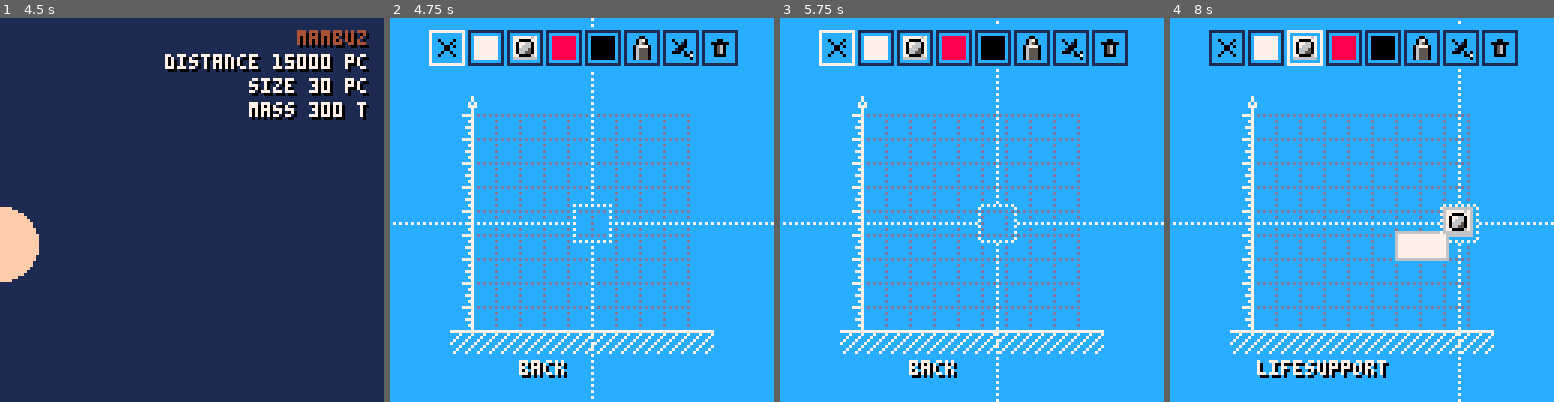
Above: before the commit, frames 1-4 (left to right).
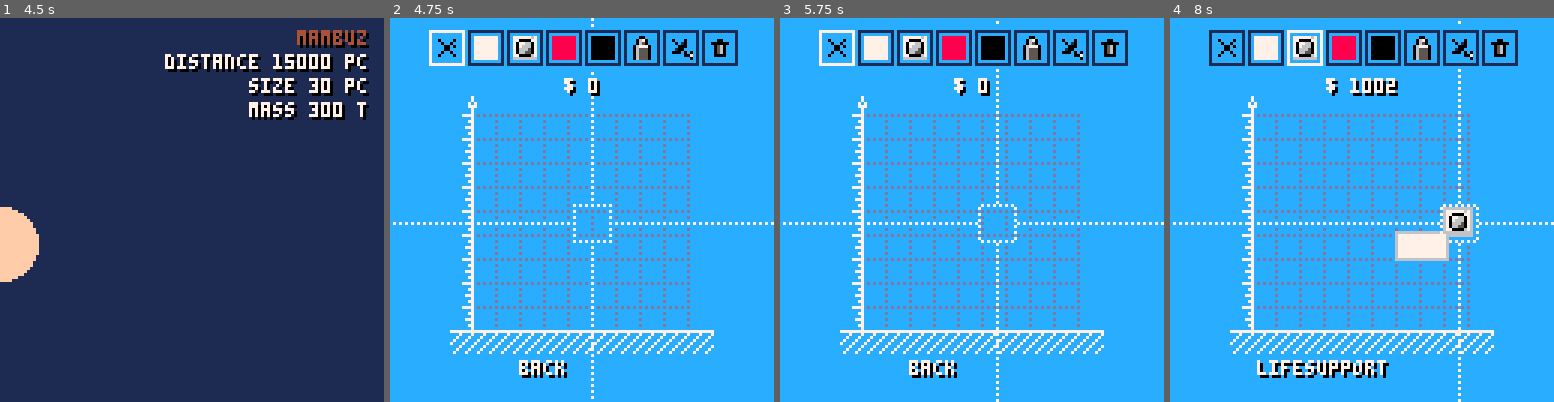
Above: after the commit, the same moments.

Repository: bigbozo/pico-rocket
Game: PICO-8 cartridge rocket.p8
The game is run twice, just before and just after one commit, with the same random seed, the same clock (stepped at 60 frames per second) and the same inputs.
Inputs:
- Up to frame 1 (4.5 s): tap X (X key) at 0.33, 1.07, 1.85, 2.97, 4.08 s; tap O (Z key) at 0.7, 1.7, 2.1, 2.5, 2.9, 3.3, 3.7, 4.1 s; hold Right 1.6-2.1 s; hold Up 2.15-2.42 s; hold Right 2.47-3.03 s; hold Left 3.08-3.58 s; hold Down 3.63-3.97 s; hold Right from 4.02 s (still down)
- Up to frame 2 (4.75 s): tap O (Z key) at 4.5 s; release Right at 4.68 s; hold Up from 4.73 s (still down)
- Up to frame 3 (5.75 s): tap O (Z key) at 4.9, 5.3, 5.7 s; release Up at 5.03 s; hold Left 5.08-5.68 s; tap X (X key) at 5.2 s; hold Down from 5.73 s (still down)
- Up to frame 4 (8 s): release Down at 6.03 s; hold Right 6.08-6.58 s; tap O (Z key) every 0.4 s from 6.1 to 7.7 s; tap X (X key) at 6.32, 7.43 s; hold Right 6.63-7.13 s; hold Up 7.18-7.45 s; hold Right from 7.5 s (still down)

Frame 1 is identical in both runs. In frame 2, 0.2% of the frame differs, in the area x 45-55%, y 15-21%; in frame 3, 0.2%; in frame 4, 0.6%, in the area x 40-60%, y 15-21%.

Commit message:
Put prices on rocket parts

Diff:
--- a/objects.lua
+++ b/objects.lua
@@ -51,11 +51,11 @@
 
 rocket_parts = {
   { spr = 52, name = "back", action="back"},
-  { spr = 10, name = "integrity" , action="part", frame=true},
-  { spr = 11, name = "lifesupport" , action="part", frame=true},
-  { spr = 53, name = "fuel" , action="part", frame=true},
-  { spr = 55, name = "transport", action="part", frame=true},
-  { spr = 44, name = "engine" , action="part"},
-  { spr = 13, name = "antenna" , action="part"},
+  { spr = 10, name = "integrity" , action="part", frame=true, price=1},
+  { spr = 11, name = "lifesupport" , action="part", frame=true, price=1000},
+  { spr = 53, name = "fuel" , action="part", frame=true, price=5},
+  { spr = 55, name = "transport", action="part", frame=true, price=10},
+  { spr = 44, name = "engine" , action="part", price=50},
+  { spr = 13, name = "antenna" , action="part", price=250},
   { spr = 54, name = "trash", action="erase"},
 }
--- a/scenes/hangar.lua
+++ b/scenes/hangar.lua
@@ -3,6 +3,8 @@
   cursor = { x=5, y=5, dx=0, dy=0, transition = 1 },
   max_w = 9,
   max_h = 9,
+
+  price = 0,
 
   -- rect table containing rocket_parts
   rocket = {},
@@ -28,6 +30,16 @@
       self.cursor.dx = 0
       self.cursor.dy = 0
     end
+    self.price = 0
+    for i=1,self.max_w do
+      for j=1,self.max_h do
+        local p = self.rocket[i][j]
+        if (p.price) then
+          self.price+=p.price
+        end
+      end
+    end
+
   end,
 
   handle = function(self)
@@ -88,6 +100,8 @@
 
     -- draw controls
     self:draw_controls()
+    camera()
+    printc("$ " .. self.price, 20,7)
   end,
 
   draw_grid = function(self, x, y)
